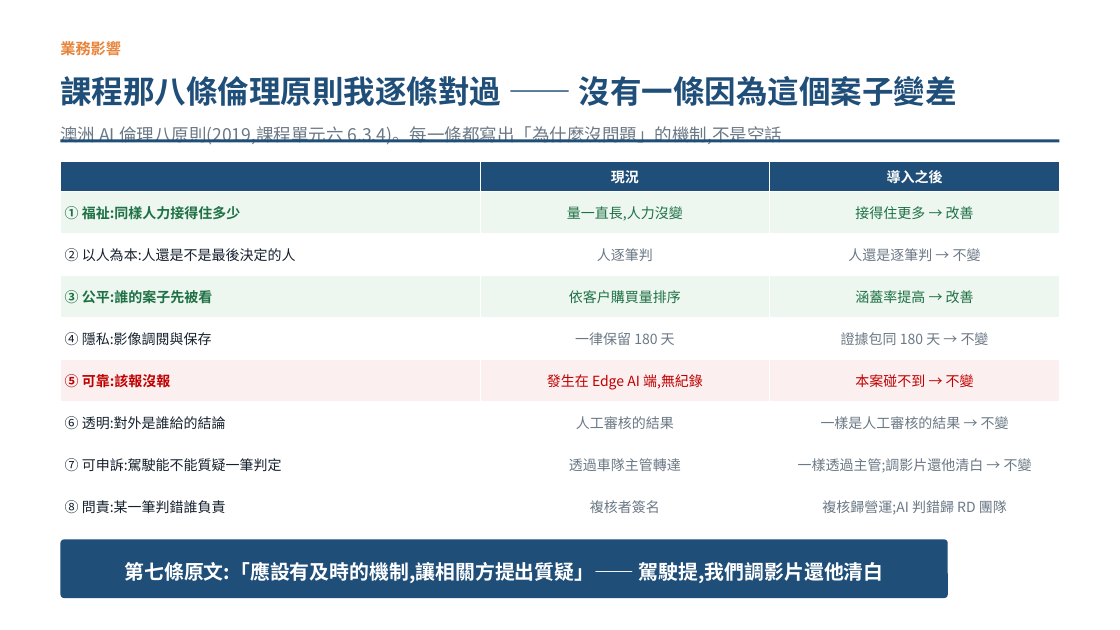
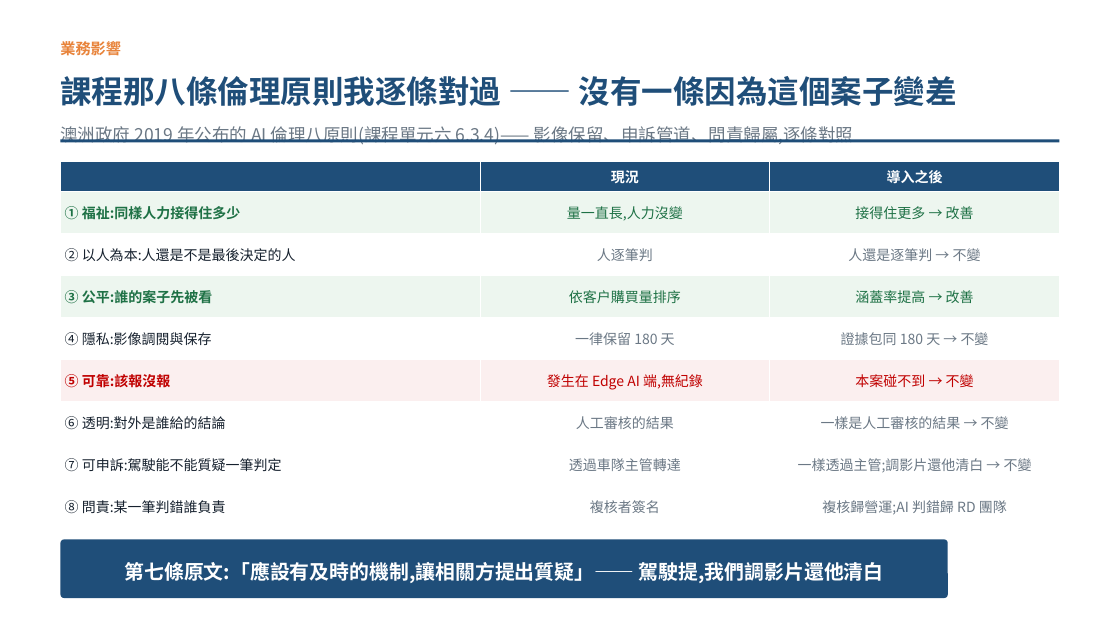
Before and after one commit to pokai-huang0828/UTS_workspace, a slide deck: slide 8 of Artificial Intelligence for Enterprises/Assessment3/Huang_26254793_421104_Assessment 3.pptx. Drawn at 1120x630 pixels with LibreOffice and Linux fonts; fonts in the diff are those of the drawing. Boxes give left, top, right and bottom in pixels: in the first picture for what was removed or moved away, otherwise in the second. Text is boxed around its words. In the diff, an @@ line names an element or a change of style, - is before the commit and + after.

```diff
--- a/Artificial Intelligence for Enterprises/Assessment3/Huang_26254793_421104_Assessment 3.pptx
+++ b/Artificial Intelligence for Enterprises/Assessment3/Huang_26254793_421104_Assessment 3.pptx
@@ text at [60,126,854,144]: text changed @@
-澳洲 AI 倫理八原則(2019,課程單元六 6.3.4)。每一條都寫出「為什麼沒問題」的機制,不是空話
+澳洲政府 2019 年公布的 AI 倫理八原則(課程單元六 6.3.4)—— 影像保留、申訴管道、問責歸屬,逐條對照
```
Also in this commit, not shown: 3 other slides changed, 2 other files.
